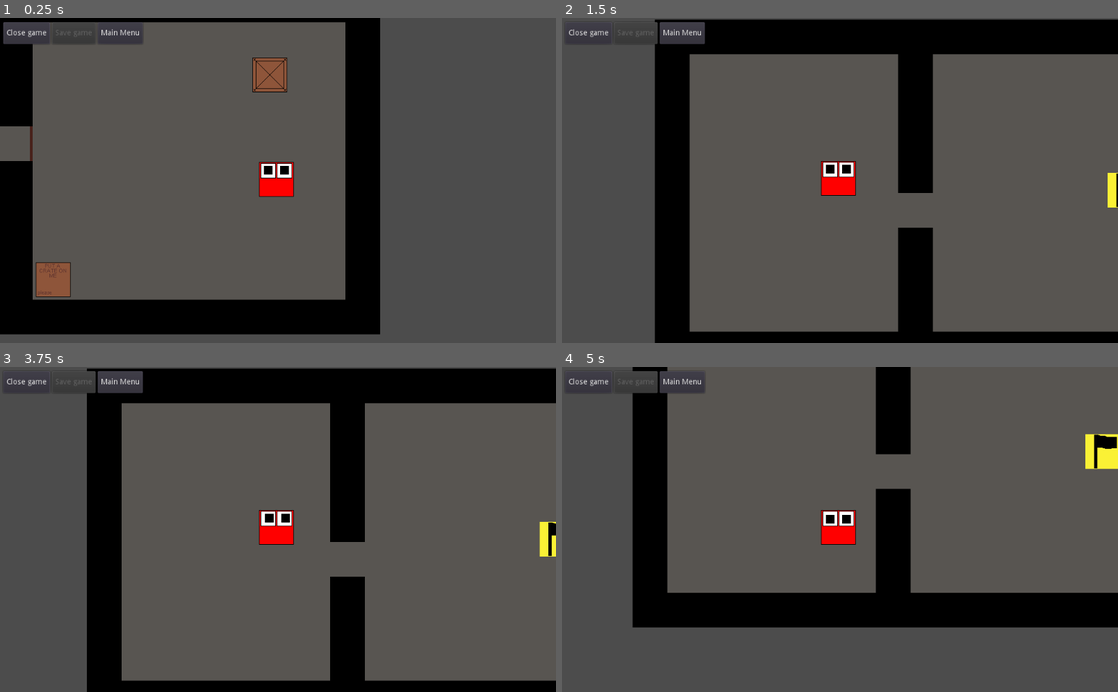
Above: before the commit, frames 1-4 (two rows, left to right).
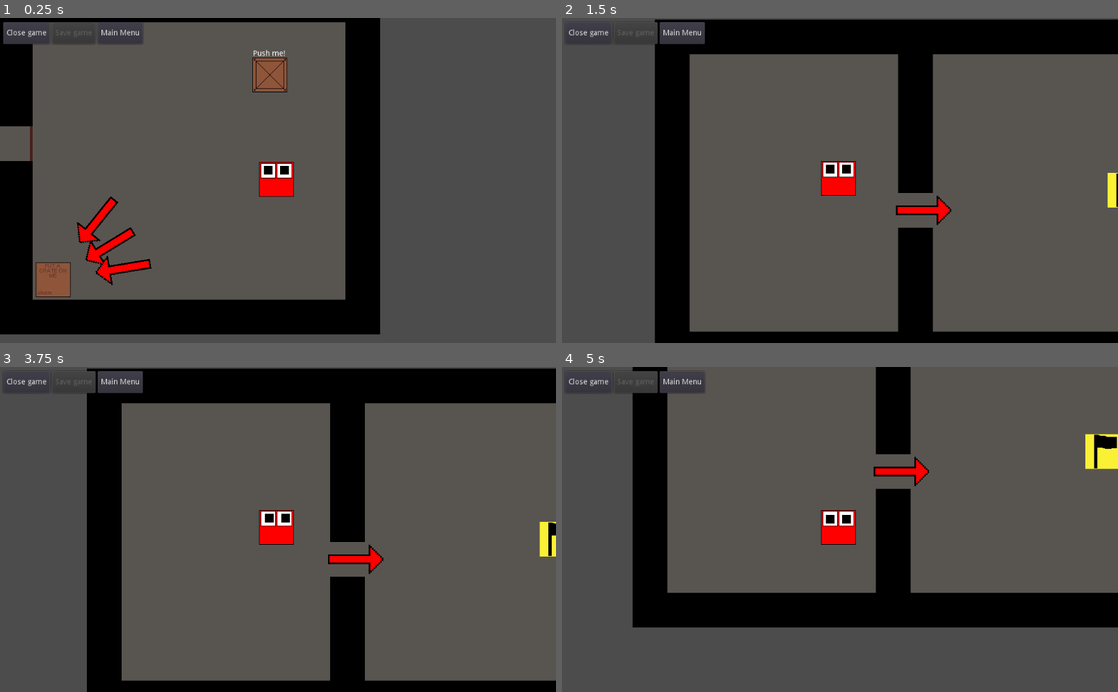
Above: after the commit, the same moments.

Repository: ballsballsballsballsballsballsballsball/game
Game: Godot game, scene res://levels/Level3.tscn
The game is run twice, just before and just after one commit, with the same random seed, the same clock (stepped at 60 frames per second) and the same inputs. This scene is started directly instead of the project's main scene.
Inputs:
- Up to frame 1 (0.25 s): no input
- Up to frame 2 (1.5 s): click "Main Menu" at 0.5 s; click "Start" at 1.25 s
- Up to frame 3 (3.75 s): click "Main Menu" at 2 s; click "Start" at 2.75 s; tap Enter at 3.5 s; hold D (move_right) from 3.53 s (still down); hold Ctrl (ctrl) from 3.53 s (still down)
- Up to frame 4 (5 s): release D (move_right) at 4.28 s; release Ctrl (ctrl) at 4.28 s; hold S (move_down) from 4.28 s (still down); tap Ctrl (ctrl) at 4.35 s

The runs differ from the first frame. In frame 1, 1.1% of the frame differs, in the area x 13-52%, y 9-83%; in frame 2, 0.4%; in frame 3, 0.4%; in frame 4, 0.4%.

Commit message:
add hints ::) :) :)

Diff:
--- a/MainMenu.gd
+++ b/MainMenu.gd
@@ -2,7 +2,7 @@
 
 onready var popup = $PopupMenu
 
-onready var version : String = '1.0.0-alpha.9'
+onready var version : String = '1.0.0-alpha.10'
 onready var github : String = 'https://github.com/ballsballsballsballsballsballsballsball/game'
 
 func _on_StartButton_pressed():
--- /dev/null
+++ b/arrow/Arrow.tscn
@@ -0,0 +1,7 @@
+[gd_scene load_steps=2 format=2]
+
+[ext_resource path="res://sprites/arrow/arrow.png" type="Texture" id=1]
+
+[node name="Arrow" type="Sprite"]
+scale = Vector2( 3, 3 )
+texture = ExtResource( 1 )
--- a/levels/Level1.tscn
+++ b/levels/Level1.tscn
@@ -1,9 +1,10 @@
-[gd_scene load_steps=5 format=2]
+[gd_scene load_steps=6 format=2]
 
 [ext_resource path="res://player/Player.tscn" type="PackedScene" id=1]
 [ext_resource path="res://TileMap.tscn" type="PackedScene" id=2]
 [ext_resource path="res://goal/Goal.tscn" type="PackedScene" id=3]
 [ext_resource path="res://LevelCamera/LevelCamera.tscn" type="PackedScene" id=4]
+[ext_resource path="res://arrow/Arrow.tscn" type="PackedScene" id=5]
 
 [node name="Level1" type="Node2D"]
 position = Vector2( 8, -26 )
@@ -13,6 +14,9 @@
 [node name="Goal" parent="." instance=ExtResource( 3 )]
 position = Vector2( 866, 315 )
 
+[node name="Arrow" parent="." instance=ExtResource( 5 )]
+position = Vector2( 489, 358 )
+
 [node name="Player" parent="." instance=ExtResource( 1 )]
 position = Vector2( 338, 293 )
 
--- a/levels/Level3.tscn
+++ b/levels/Level3.tscn
@@ -8,6 +8,7 @@
 [ext_resource path="res://plate/Plate.tscn" type="PackedScene" id=6]
 [ext_resource path="res://door/Door.tscn" type="PackedScene" id=7]
 [ext_resource path="res://levels/Level3.gd" type="Script" id=8]
+[ext_resource path="res://arrow/Arrow.tscn" type="PackedScene" id=9]
 
 [node name="Level3" type="Node2D"]
 position = Vector2( 85, -28 )
@@ -22,11 +23,30 @@
 [node name="Plate" parent="." instance=ExtResource( 6 )]
 position = Vector2( 422, 539 )
 
+[node name="Door" parent="." instance=ExtResource( 7 )]
+position = Vector2( 381, 288 )
+
+[node name="Arrow" parent="." instance=ExtResource( 9 )]
+position = Vector2( 528, 468 )
+rotation = 2.59215
+
+[node name="Arrow2" parent="." instance=ExtResource( 9 )]
+position = Vector2( 556, 511 )
+rotation = 2.97878
+
+[node name="Arrow3" parent="." instance=ExtResource( 9 )]
+position = Vector2( 502, 422 )
+rotation = 2.2482
+
 [node name="Crate" parent="." instance=ExtResource( 5 )]
 position = Vector2( 821, 161 )
 
-[node name="Door" parent="." instance=ExtResource( 7 )]
-position = Vector2( 381, 288 )
+[node name="Label" type="Label" parent="Crate"]
+margin_left = -31.0
+margin_top = -46.0
+margin_right = 29.0
+margin_bottom = -32.0
+text = "Push me!"
 
 [node name="Player" parent="." instance=ExtResource( 3 )]
 position = Vector2( 833, 354 )
Not shown, changed: export_presets.cfg
Not shown: 1 places in levels/Level3.tscn that only renumber resources
Binary file added: sprites/arrow/arrow.png
Not shown, added: sprites/arrow/arrow.png.import
